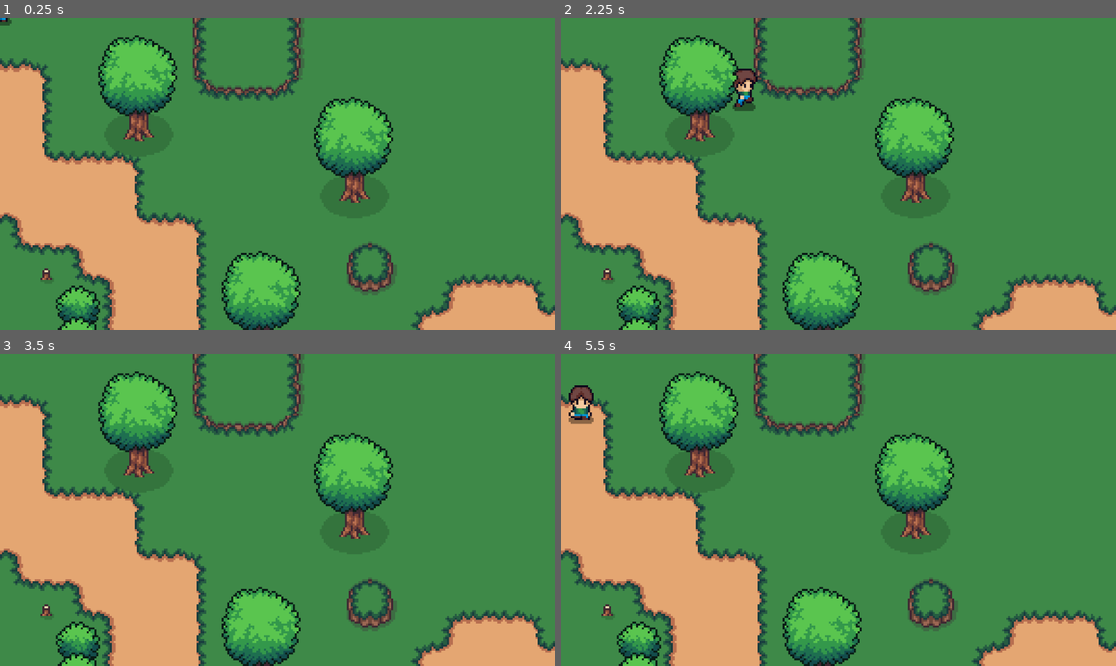
Above: before the commit, frames 1-4 (two rows, left to right).
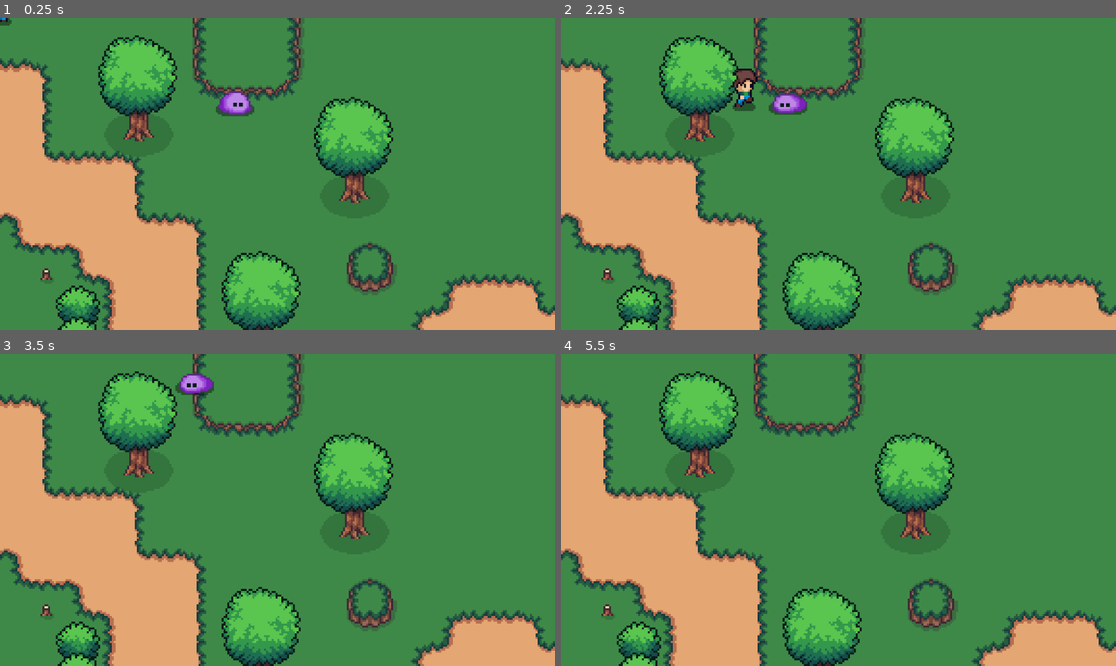
Above: after the commit, the same moments.

Repository: antgarcia222/Capstone-Game-Project
Game: Godot game, scene res://scenes/world.tscn
Same seed, same stepped clock (60 frames per second), same inputs: the game is played once before the commit and once after it.
Inputs:
- Up to frame 1 (0.25 s): no input
- Up to frame 2 (2.25 s): hold Right (ui_right) 0.53-1.28 s; hold Down (ui_down) 1.28-2.03 s; tap Enter at 2 s; hold Right (ui_right) from 2.03 s (still down)
- Up to frame 3 (3.5 s): release Right (ui_right) at 2.78 s; hold Up (ui_up) from 2.78 s (still down)
- Up to frame 4 (5.5 s): release Up (ui_up) at 3.53 s; hold Left (ui_left) 3.53-5.03 s; tap Space at 4.25 s; tap Enter at 5 s; hold Down (ui_down) from 5.03 s (still down)

The runs differ from the first frame. In frame 1, 0.4% of the frame differs, in the area x 38-46%, y 23-32%; in frame 2, 0.4%; in frame 3, 0.4%; in frame 4, 0.5%, in the area x 1-6%, y 10-23%.

Commit message:
Created an enemy
Created an enemy in the game;
- added the slime sprite to enemy
- gave detection gode to the enemy
- enemy follows player when player falls into the enemy's detection zone

Diff:
--- /dev/null
+++ b/capstone-project/scenes/enemy.gd
@@ -0,0 +1,27 @@
+extends CharacterBody2D
+
+var speed = 40
+var player_chase = false
+var player = null
+
+func _physics_process(delta):
+	if player_chase:
+		position += (player.position - position)/speed
+
+		$AnimatedSprite2D.play("walk")
+
+		if(player.position.x - position.x) < 0:
+			$AnimatedSprite2D.flip_h = true
+		else:
+			$AnimatedSprite2D.flip_h = false
+	else:
+		$AnimatedSprite2D.play("idle")
+
+func _on_detection_area_body_entered(body):
+	player = body
+	player_chase = true
+
+
+func _on_detection_area_body_exited(body):
+	player = null
+	player_chase = false
--- /dev/null
+++ b/capstone-project/scenes/enemy.tscn
@@ -0,0 +1,156 @@
+[gd_scene load_steps=21 format=3 uid="uid://dsgn0f4m3pyef"]
+
+[ext_resource type="Script" path="res://scenes/enemy.gd" id="1_4v28s"]
+[ext_resource type="Texture2D" uid="uid://w0a6l21wd653" path="res://art folder/Enemies/Slime.png" id="1_pwsec"]
+
+[sub_resource type="AtlasTexture" id="AtlasTexture_w6q3b"]
+atlas = ExtResource("1_pwsec")
+region = Rect2(0, 0, 32, 32)
+
+[sub_resource type="AtlasTexture" id="AtlasTexture_lnokn"]
+atlas = ExtResource("1_pwsec")
+region = Rect2(32, 0, 32, 32)
+
+[sub_resource type="AtlasTexture" id="AtlasTexture_02hho"]
+atlas = ExtResource("1_pwsec")
+region = Rect2(64, 0, 32, 32)
+
+[sub_resource type="AtlasTexture" id="AtlasTexture_tn3vu"]
+atlas = ExtResource("1_pwsec")
+region = Rect2(96, 0, 32, 32)
+
+[sub_resource type="AtlasTexture" id="AtlasTexture_cf5yh"]
+atlas = ExtResource("1_pwsec")
+region = Rect2(0, 64, 32, 32)
+
+[sub_resource type="AtlasTexture" id="AtlasTexture_7hq4y"]
+atlas = ExtResource("1_pwsec")
+region = Rect2(32, 64, 32, 32)
+
+[sub_resource type="AtlasTexture" id="AtlasTexture_kbifr"]
+atlas = ExtResource("1_pwsec")
+region = Rect2(64, 64, 32, 32)
+
+[sub_resource type="AtlasTexture" id="AtlasTexture_ow3cc"]
+atlas = ExtResource("1_pwsec")
+region = Rect2(96, 64, 32, 32)
+
+[sub_resource type="AtlasTexture" id="AtlasTexture_yqcjg"]
+atlas = ExtResource("1_pwsec")
+region = Rect2(128, 64, 32, 32)
+
+[sub_resource type="AtlasTexture" id="AtlasTexture_effpk"]
+atlas = ExtResource("1_pwsec")
+region = Rect2(0, 32, 32, 32)
+
+[sub_resource type="AtlasTexture" id="AtlasTexture_7ibl7"]
+atlas = ExtResource("1_pwsec")
+region = Rect2(32, 32, 32, 32)
+
+[sub_resource type="AtlasTexture" id="AtlasTexture_ly0af"]
+atlas = ExtResource("1_pwsec")
+region = Rect2(64, 32, 32, 32)
+
+[sub_resource type="AtlasTexture" id="AtlasTexture_kss1j"]
+atlas = ExtResource("1_pwsec")
+region = Rect2(96, 32, 32, 32)
+
+[sub_resource type="AtlasTexture" id="AtlasTexture_03njx"]
+atlas = ExtResource("1_pwsec")
+region = Rect2(128, 32, 32, 32)
+
+[sub_resource type="AtlasTexture" id="AtlasTexture_dcl1y"]
+atlas = ExtResource("1_pwsec")
+region = Rect2(160, 32, 32, 32)
+
+[sub_resource type="SpriteFrames" id="SpriteFrames_hvgq5"]
+animations = [{
+"frames": [{
+"duration": 1.0,
+"texture": SubResource("AtlasTexture_w6q3b")
+}, {
+"duration": 1.0,
+"texture": SubResource("AtlasTexture_lnokn")
+}, {
+"duration": 1.0,
+"texture": SubResource("AtlasTexture_02hho")
+}, {
+"duration": 1.0,
+"texture": SubResource("AtlasTexture_tn3vu")
+}],
+"loop": true,
+"name": &"idle",
+"speed": 5.0
+}, {
+"frames": [{
+"duration": 1.0,
+"texture": SubResource("AtlasTexture_cf5yh")
+}, {
+"duration": 1.0,
+"texture": SubResource("AtlasTexture_7hq4y")
+}, {
+"duration": 1.0,
+"texture": SubResource("AtlasTexture_kbifr")
+}, {
+"duration": 1.0,
+"texture": SubResource("AtlasTexture_ow3cc")
+}, {
+"duration": 1.0,
+"texture": SubResource("AtlasTexture_yqcjg")
+}],
+"loop": true,
+"name": &"new_animation",
+"speed": 5.0
+}, {
+"frames": [{
+"duration": 1.0,
+"texture": SubResource("AtlasTexture_effpk")
+}, {
+"duration": 1.0,
+"texture": SubResource("AtlasTexture_7ibl7")
+}, {
+"duration": 1.0,
+"texture": SubResource("AtlasTexture_ly0af")
+}, {
+"duration": 1.0,
+"texture": SubResource("AtlasTexture_kss1j")
+}, {
+"duration": 1.0,
+"texture": SubResource("AtlasTexture_03njx")
+}, {
+"duration": 1.0,
+"texture": SubResource("AtlasTexture_dcl1y")
+}],
+"loop": true,
+"name": &"walk",
+"speed": 5.0
+}]
+
+[sub_resource type="CircleShape2D" id="CircleShape2D_txk7i"]
+radius = 40.0125
+
+[sub_resource type="CircleShape2D" id="CircleShape2D_4u1ue"]
+radius = 6.0
+
+[node name="enemy" type="CharacterBody2D"]
+z_index = 3
+y_sort_enabled = true
+script = ExtResource("1_4v28s")
+
+[node name="AnimatedSprite2D" type="AnimatedSprite2D" parent="."]
+sprite_frames = SubResource("SpriteFrames_hvgq5")
+animation = &"new_animation"
+offset = Vector2(0, -5)
+
+[node name="detection_area" type="Area2D" parent="."]
+collision_layer = 4
+collision_mask = 4
+
+[node name="CollisionShape2D" type="CollisionShape2D" parent="detection_area"]
+shape = SubResource("CircleShape2D_txk7i")
+
+[node name="CollisionShape2D" type="CollisionShape2D" parent="."]
+shape = SubResource("CircleShape2D_4u1ue")
+
+[connection signal="body_entered" from="detection_area" to="." method="_on_detection_area_body_entered"]
+[connection signal="body_exited" from="detection_area" to="." method="_on_detection_area_body_exited"]
--- a/capstone-project/scenes/player.tscn
+++ b/capstone-project/scenes/player.tscn
@@ -426,6 +426,7 @@
 [node name="player" type="CharacterBody2D"]
 z_index = 3
 y_sort_enabled = true
+collision_layer = 5
 script = ExtResource("1_xpoff")
 
 [node name="AnimatedSprite2D" type="AnimatedSprite2D" parent="."]
--- a/capstone-project/scenes/world.tscn
+++ b/capstone-project/scenes/world.tscn
@@ -7,6 +7,7 @@
 [ext_resource type="Texture2D" uid="uid://c1aw8pjew4dp6" path="res://art folder/Tiles/Cliff_Tile.png" id="5_4rnun"]
 [ext_resource type="Texture2D" uid="uid://cmms2s4imopyv" path="res://art folder/Tiles/Path_Middle.png" id="6_he2ub"]
 [ext_resource type="PackedScene" uid="uid://bdnu8gscgbqxf" path="res://scenes/player.tscn" id="7_rvusq"]
+[ext_resource type="PackedScene" uid="uid://dsgn0f4m3pyef" path="res://scenes/enemy.tscn" id="8_rb442"]
 
 [sub_resource type="TileSetAtlasSource" id="TileSetAtlasSource_2u4ls"]
 texture = ExtResource("2_srx7e")
@@ -122,3 +123,6 @@
 y_sort_origin = 3
 
 [node name="player" parent="." instance=ExtResource("7_rvusq")]
+
+[node name="enemy" parent="." instance=ExtResource("8_rb442")]
+position = Vector2(123, 48)
Not shown: 1 places in capstone-project/scenes/world.tscn that only renumber resources
